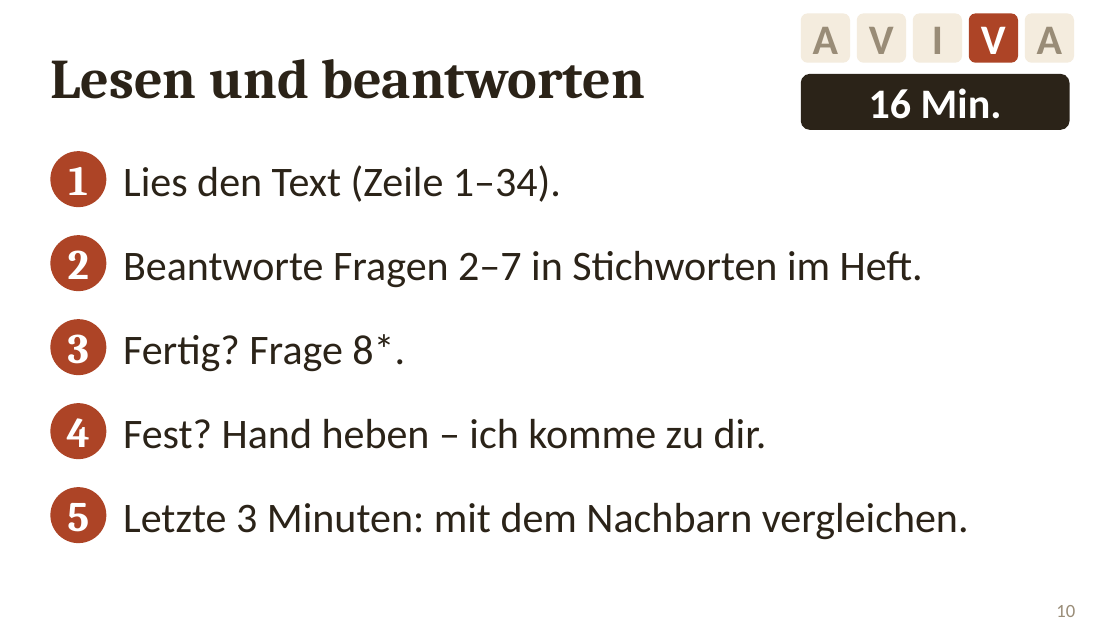
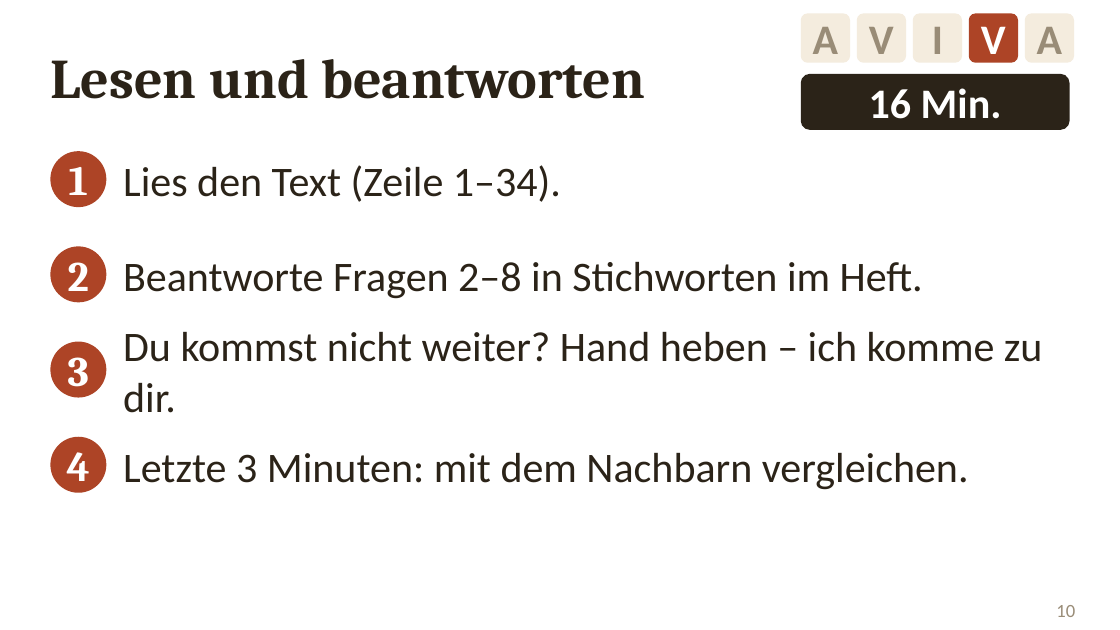
Before and after one commit to golzkonstantin-gif/Schule, a slide deck: slide 10 of Geschichte_11/Stunde_Perikles/Folien_Perikles.pptx. Drawn at 1120x630 pixels with LibreOffice and Linux fonts; fonts in the diff are those of the drawing. Boxes give left, top, right and bottom in pixels: in the first picture for what was removed or moved away, otherwise in the second. Text is boxed around its words. In the diff, an @@ line names an element or a change of style, - is before the commit and + after.

```diff
--- a/Geschichte_11/Stunde_Perikles/Folien_Perikles.pptx
+++ b/Geschichte_11/Stunde_Perikles/Folien_Perikles.pptx
@@ ellipse "2": place and size @@
-ellipse "2" at (50,235,106,291)
+ellipse "2" at (50,246,106,302)
@@ text at (123,262,923,299): text changed @@
-Beantworte Fragen 2–7 in Stichworten im Heft.
+Beantworte Fragen 2–8 in Stichworten im Heft.
@@ ellipse "3": place and size @@
-ellipse "3" at (50,319,106,375)
+ellipse "3" at (50,342,106,398)
@@ text at (123,332,1042,413): text changed @@
-Fest? Hand heben – ich komme zu dir.
+Du kommst nicht weiter? Hand heben – ich komme zu dir.
@@ text removed at (123,334,405,372) @@
-Fertig? Frage 8*.
@@ ellipse "4": place and size @@
-ellipse "4" at (50,403,106,459)
+ellipse "4" at (50,437,106,493)
@@ text "Letzte 3 Minuten: mit dem ...": place and size @@
-text "Letzte 3 Minuten: mit dem ..." at (123,503,969,540)
+text "Letzte 3 Minuten: mit dem ..." at (123,453,969,490)
@@ ellipse removed at (50,487,106,543) @@
-5
```
Also in this commit, not shown: 2 other slides changed, 8 other files.
